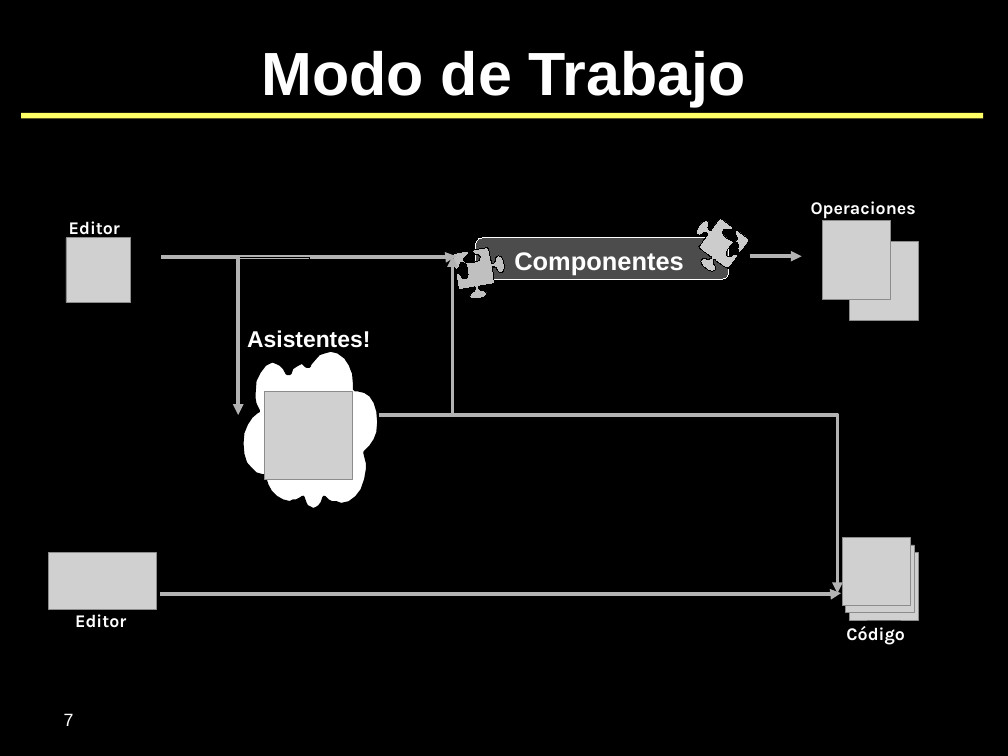
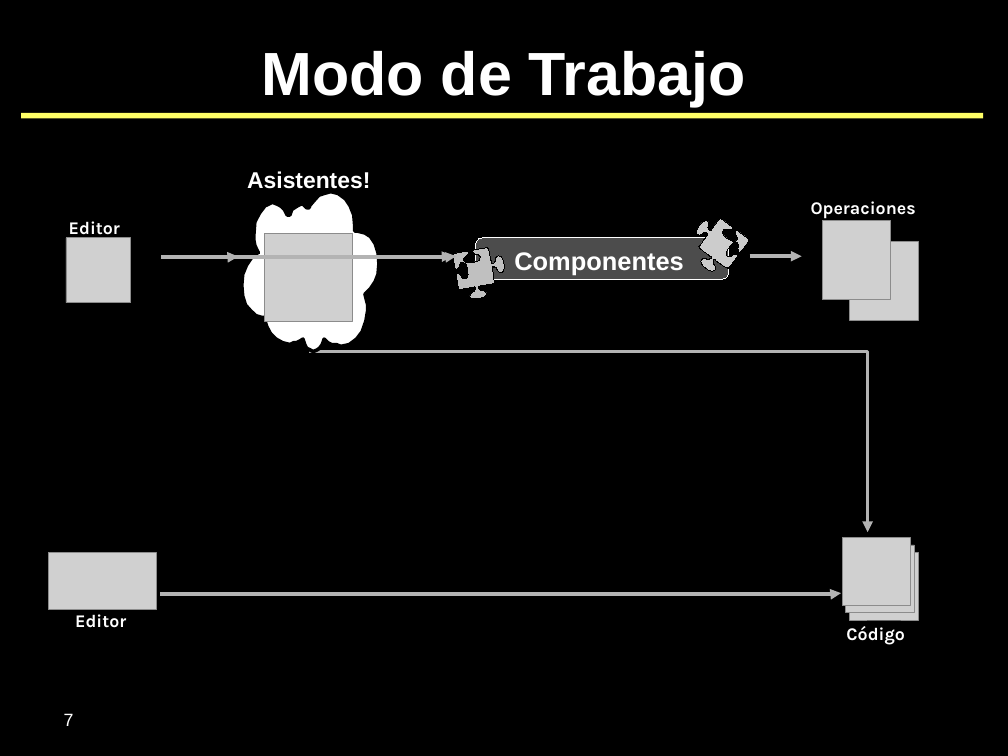
Before and after one commit to SIU-Toba/framework, a slide deck: slide 7 of doc/presentaciones/2007 - CafeConf.odp. Drawn at 1008x756 pixels with LibreOffice and Linux fonts; fonts in the diff are those of the drawing; grey boxes stand for pictures; background and template pictures are left out. Boxes give left, top, right and bottom in pixels: in the first picture for what was removed or moved away, otherwise in the second. Text is boxed around its words. In the diff, an @@ line names an element or a change of style, - is before the commit and + after.

```diff
--- a/doc/presentaciones/2007 - CafeConf.odp
+++ b/doc/presentaciones/2007 - CafeConf.odp
@@ 1 picture, 1 text, 1 freeform shape moved together from (x1=241, y1=330, x2=379, y2=510) to (x1=241, y1=171, x2=379, y2=352) @@
@@ elbow arrow moved from (161, 257) - (308, 320) to (161, 257) - (238, 257) @@
@@ elbow arrow moved from (161, 257) - (238, 415) to (161, 257) - (238, 257) @@
@@ elbow arrow moved from (379, 415) - (453, 256) to (379, 257) - (453, 256) @@
@@ elbow arrow moved from (379, 415) - (838, 594) to (308, 352) - (868, 532) @@
```
Also in this commit, not shown: 1 other slide changed.
